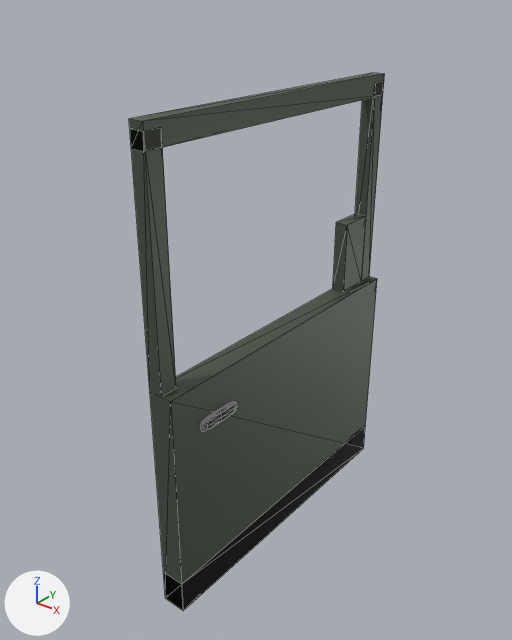
What one commit did to the glTF model game/assets/models/vehicle/mule_door_fr.glb.
One viewpoint serves both versions: a 50 mm lens placed at (1.042, -1.941, 2.078), pointed at (-0.095, -0.52, 1.197). Lighting does not change. The marker at lower left points along +X, +Y and +Z. The picture after the commit comes second. Mesh edges are drawn as thin lines. Vertices at exactly the same position are counted once.

Before the edit, the objects in view are built like this:
```python
me_mule_door_r = bpy.data.meshes.new('mule_door_r')
me_mule_door_r.from_pydata(...)  # 200 vertices, 354 faces; spans x -0.14..0.016, y -0.96..0.0, z 0.5..1.82
# faces by material slot: [60, 152, 142]
me_mule_door_r.materials.append(mat_mule_door_r_paint)
me_mule_door_r.materials.append(mat_mule_door_r_card)
me_mule_door_r.materials.append(mat_mule_door_r_clad)
# before: 9 (-0.03, 0.0, 1.8) at pixel (383, 81), 10 (-0.07, 0.0, 1.8), 12 (-0.07, -0.05, 1.8), 13 (-0.03, -0.05, 1.8) at pixel (375, 82)
# before: 17 (-0.03, -0.91, 1.8) at pixel (161, 127), 18 (-0.07, -0.91, 1.8), 19 (-0.07, -0.96, 1.8) at pixel (129, 128), 20 (-0.03, -0.96, 1.8) at pixel (143, 131)
ob_mule_door_r = bpy.data.objects.new('mule_door_r', me_mule_door_r)
ob_mule_door_r.location = (0.0, 0.0, 0.0)
```
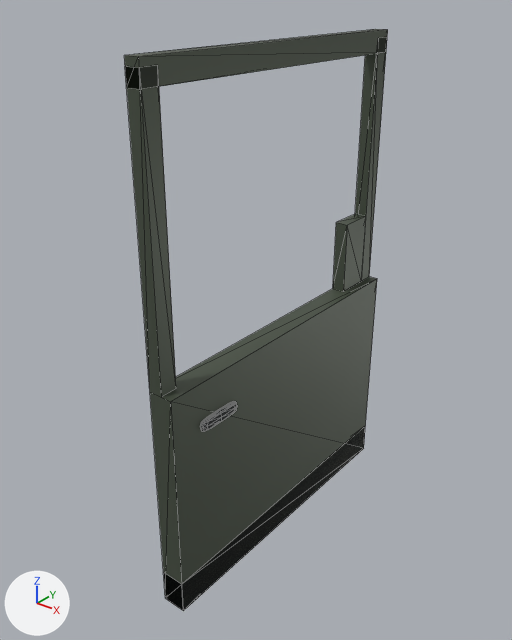
Edits to the bpy script that builds the scene:
```text
Change me_mule_door_r:
    used by ob_mule_door_r; location = (0.0, 0.0, 0.0)
    remove me_mule_door_r.from_pydata(...)  # 200 vertices, 354 faces; spans x -0.14..0.016, y -0.96..0.0, z 0.5..1.82
    add me_mule_door_r.from_pydata(...)  # 200 vertices, 354 faces; spans x -0.14..0.016, y -0.96..0.0, z 0.5..1.94
    me_mule_door_r part 1: the loose piece of 8 vertices spanning x -0.07..-0.03, y -0.96..0.0, z 1.76..1.82 is moved by (0.0, 0.0, 0.12)
    me_mule_door_r part 2
    add for i in [9, 10, 12, 13]: me_mule_door_r.vertices[i].co += Vector((0.0, 0.0, 0.12))
    me_mule_door_r part 3
    add for i in [*range(17, 21)]: me_mule_door_r.vertices[i].co += Vector((0.0, 0.0, 0.12))
```

Pixel boxes [x1, y1, x2, y2] of what changed, in the pictures (512 x 640 px; the box of a moved part takes in the faces that stretch with it):
'mule_door_r', reshaped (8% taller)
    before: [129, 73, 384, 611]
    after: [124, 29, 388, 611]
part 1 of me_mule_door_r, moved or reshaped
    before: [129, 73, 384, 151]
    after: [124, 29, 388, 89]
part 2 of me_mule_door_r, moved or reshaped
    before: [355, 81, 384, 281]
    after: [355, 37, 387, 281]
part 3 of me_mule_door_r, moved or reshaped
    before: [130, 128, 176, 397]
    after: [125, 65, 176, 397]
